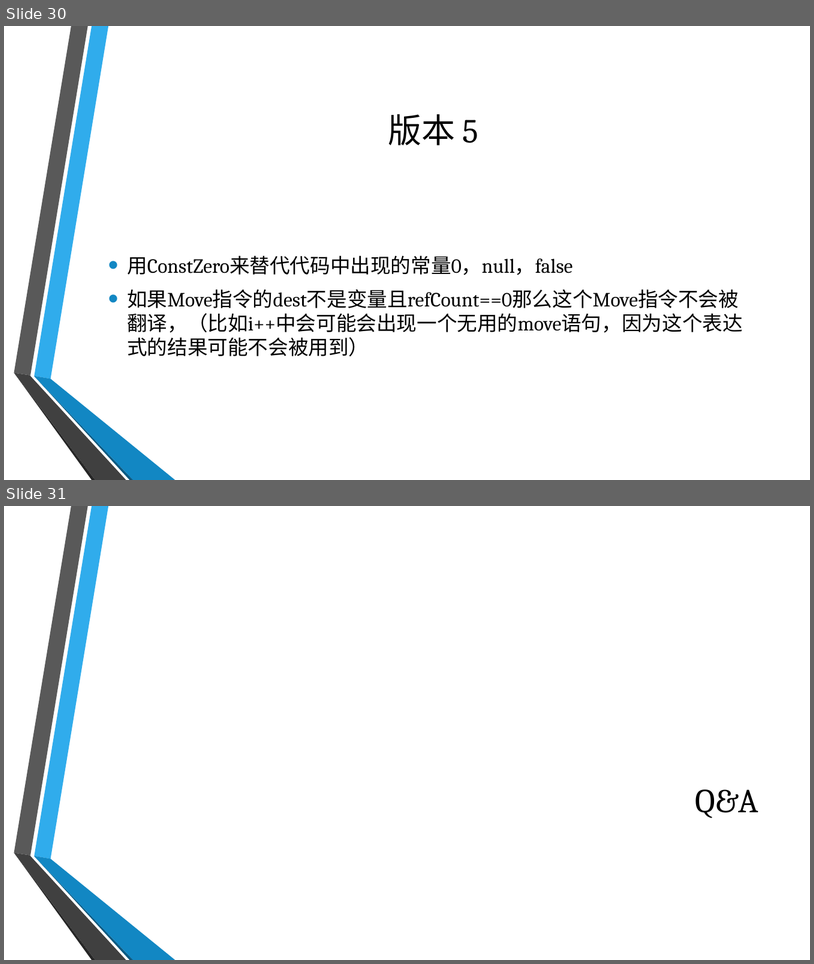
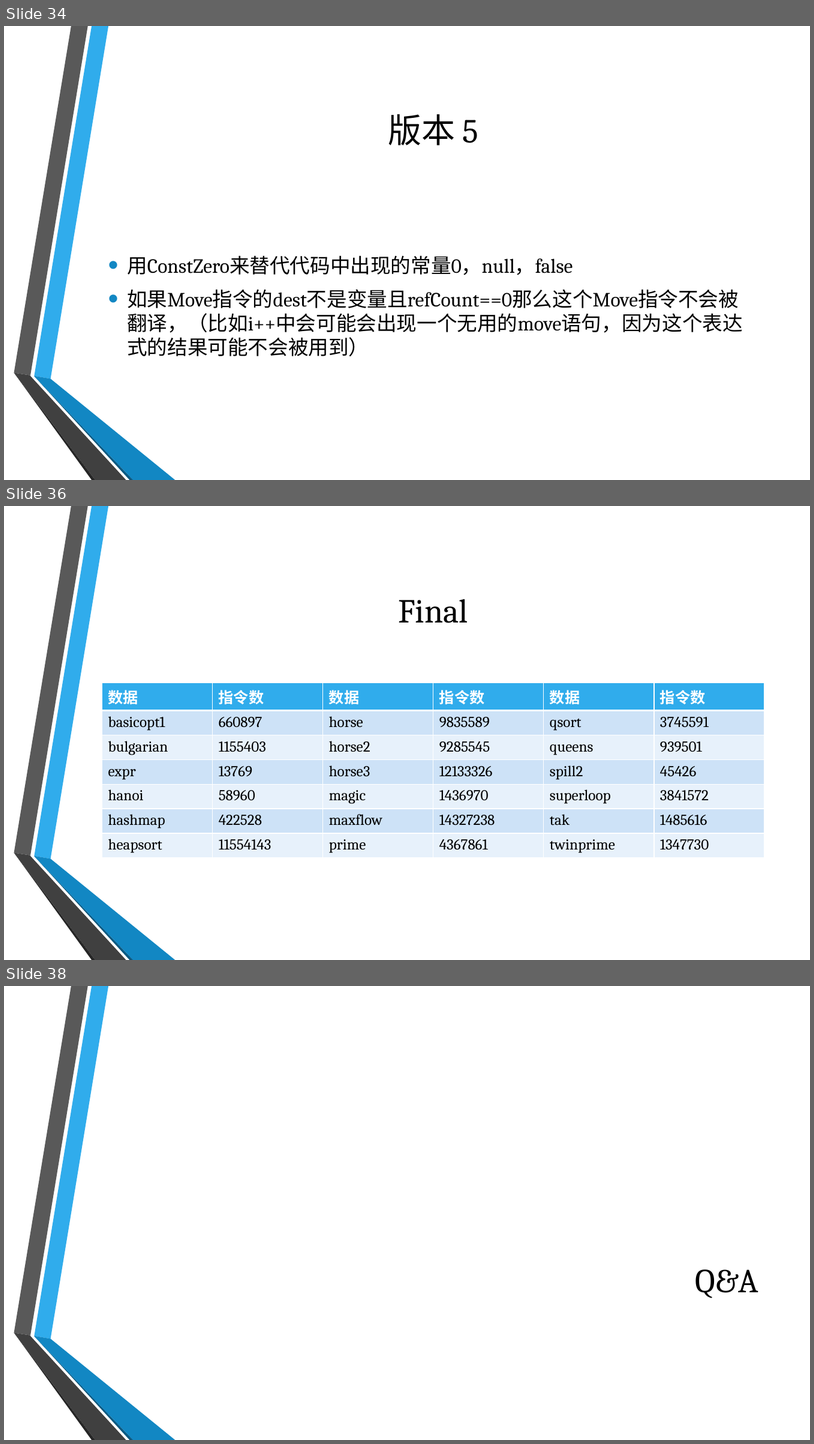
Before and after one commit to BreakVoid/Mental, a slide deck: slide/slide.pptx. Shown one above the other, each under a label of ours: slides 30 and 31 before the commit, slides 34, 36 and 38 after it; the slides between them are not shown. The pictures are 814x964 and 814x1444 pixels, drawn with LibreOffice and Linux fonts; fonts in the diff are those of the drawing; background and template pictures are left out. Boxes give left, top, right and bottom in pixels: in the first picture for what was removed or moved away, otherwise in the second. Text is boxed around its words. In the diff, an @@ line names an element or a change of style, - is before the commit and + after.

```diff
--- a/slide/slide.pptx
+++ b/slide/slide.pptx
@@ slide 36 added at (4, 506, 810, 960), background picture (left out); not listed: 6 template elements that a slide beside it also shows @@
@@ title added at (398, 599, 468, 623), 40 pt, text #000000 @@
+Final
@@ table added at (102, 682, 766, 855), 7 rows, 6 columns @@
+数据 | 指令数 | 数据 | 指令数 | 数据 | 指令数
+basicopt1 | 660897 | horse | 9835589 | qsort | 3745591
+bulgarian | 1155403 | horse2 | 9285545 | queens | 939501
+expr | 13769 | horse3 | 12133326 | spill2 | 45426
+hanoi | 58960 | magic | 1436970 | superloop | 3841572
+hashmap | 422528 | maxflow | 14327238 | tak | 1485616
+heapsort | 11554143 | prime | 4367861 | twinprime | 1347730
@@ what was slide 30 is now slide 34 @@
@@ what was slide 31 is now slide 38 @@
```
Also in this commit, not shown: 6 other slides added.
